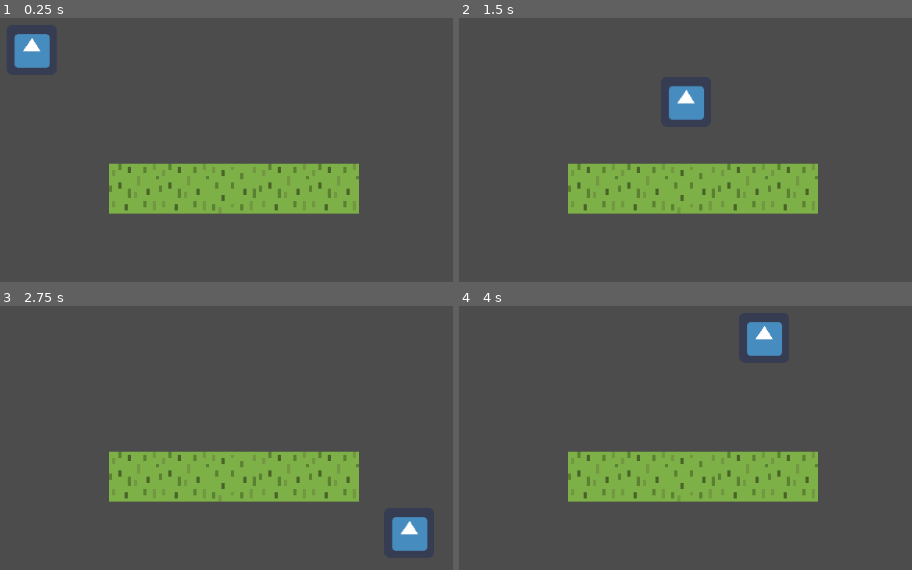
Above: before the commit, frames 1-4 (two rows, left to right).
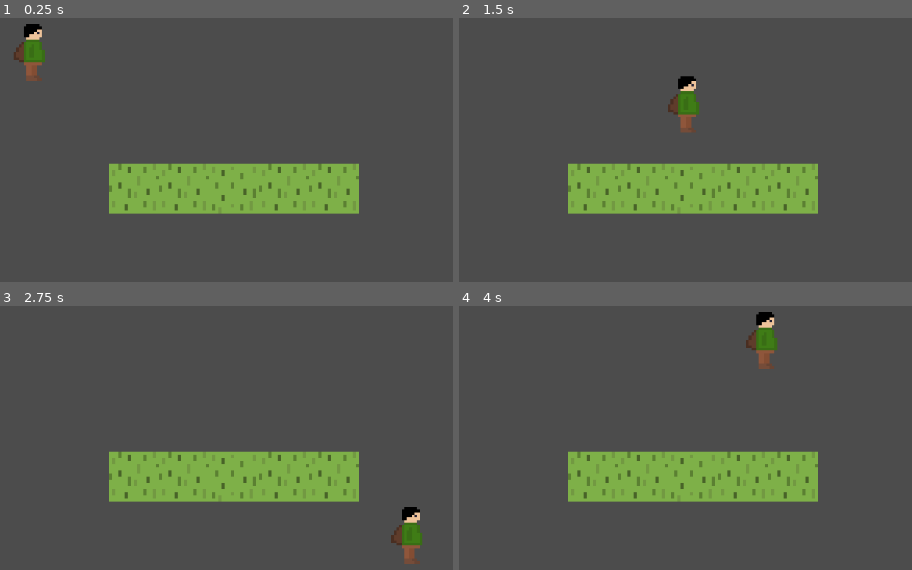
Above: after the commit, the same moments.

Repository: nalton-software/godot-fire-jam
Game: Godot game, scene res://scenes/Main.tscn
The game is run twice, just before and just after one commit, with the same random seed, the same clock (stepped at 60 frames per second) and the same inputs. The engine's default icon, where the game draws it, is replaced by a stand-in: a white triangle on a blue panel in a dark square.
Inputs:
- Up to frame 1 (0.25 s): no input
- Up to frame 2 (1.5 s): tap Enter at 0.5 s; hold Right (ui_right) 0.53-1.28 s; hold Down (ui_down) from 1.28 s (still down)
- Up to frame 3 (2.75 s): release Down (ui_down) at 2.03 s; hold Right (ui_right) from 2.03 s (still down)
- Up to frame 4 (4 s): release Right (ui_right) at 2.78 s; hold Up (ui_up) 2.78-3.53 s; hold Left (ui_left) from 3.53 s (still down)

The runs differ from the first frame. In frame 1, 1.3% of the frame differs, in the area x 3-12%, y 2-24%; in frame 2, 1.3%; in frame 3, 1.3%, in the area x 86-95%, y 76-98%; in frame 4, 1.3%.

Commit message:
art and utils

Diff:
--- a/project.godot
+++ b/project.godot
@@ -13,6 +13,10 @@
 config/name="Godot Fire Jam"
 run/main_scene="res://scenes/Main.tscn"
 config/icon="res://art/icon.svg"
+
+[autoload]
+
+Utils="*res://scripts/Utils.gd"
 
 [input]
 
--- a/scenes/Player.tscn
+++ b/scenes/Player.tscn
@@ -1,11 +1,37 @@
-[gd_scene load_steps=4 format=2]
+[gd_scene load_steps=7 format=2]
 
 [ext_resource path="res://scripts/Player.gd" type="Script" id=1]
-[ext_resource path="res://art/godot.png" type="Texture" id=2]
+[ext_resource path="res://art/player_side-sheet.png" type="Texture" id=2]
 
 [sub_resource type="CapsuleShape2D" id=1]
 radius = 21.9424
 height = 35.1147
+
+[sub_resource type="AtlasTexture" id=3]
+atlas = ExtResource( 2 )
+region = Rect2( 0, 0, 16, 24 )
+
+[sub_resource type="AtlasTexture" id=4]
+atlas = ExtResource( 2 )
+region = Rect2( 16, 0, 16, 24 )
+
+[sub_resource type="SpriteFrames" id=2]
+animations = [ {
+"frames": [  ],
+"loop": true,
+"name": "walk_down",
+"speed": 5.0
+}, {
+"frames": [  ],
+"loop": true,
+"name": "walk_up",
+"speed": 5.0
+}, {
+"frames": [ SubResource( 3 ), SubResource( 4 ) ],
+"loop": true,
+"name": "walk_side",
+"speed": 5.0
+} ]
 
 [node name="Player" type="KinematicBody2D"]
 script = ExtResource( 1 )
@@ -13,5 +39,7 @@
 [node name="CollisionShape2D" type="CollisionShape2D" parent="."]
 shape = SubResource( 1 )
 
-[node name="Sprite" type="Sprite" parent="."]
-texture = ExtResource( 2 )
+[node name="AnimatedSprite" type="AnimatedSprite" parent="."]
+scale = Vector2( 3.29426, 3.29426 )
+frames = SubResource( 2 )
+animation = "walk_side"
--- /dev/null
+++ b/scripts/Utils.gd
@@ -0,0 +1,6 @@
+static func converge_value(value, target, increment):
+	var difference = target - value
+	if abs(difference) < abs(increment):
+		return target
+	else:
+		return value + sign(difference) * increment
Binary file added: art/player_side-sheet.png
Not shown, added: art/player_side-sheet.png.import
Binary file added: art/player_side.aseprite
Binary file added: art/player_side.gif
Binary file changed: art/player_up.aseprite
